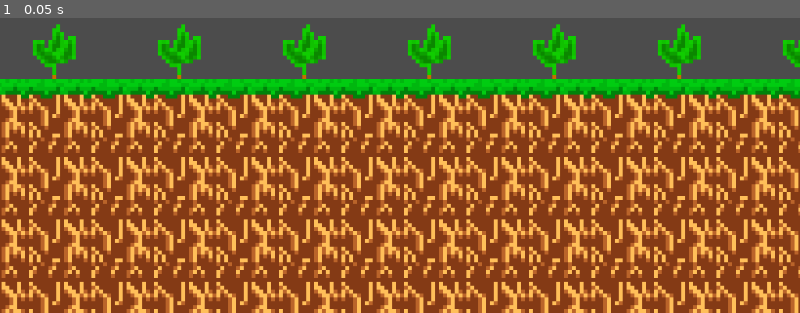
Above: before the commit, frame 1.
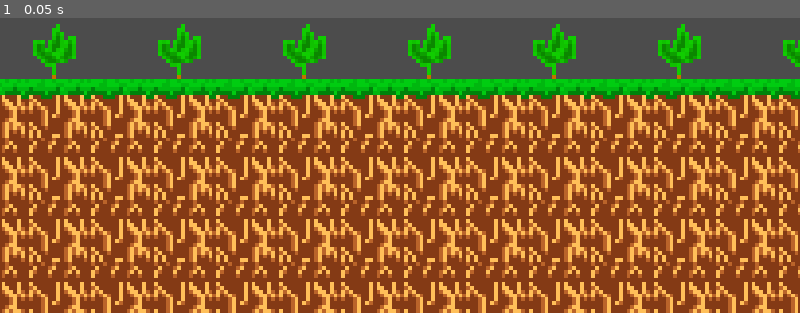
Above: after the commit, the same moment.

Repository: EndersteveGamer/GGJ-2023
Game: Godot game, scene res://Scene/Main Menu.tscn
The game is run twice, just before and just after one commit, with the same random seed, the same clock (stepped at 60 frames per second) and the same inputs. This scene is started directly instead of the project's main scene.
Inputs:
- Up to frame 1 (0.05 s): no input

The runs differ from the first frame. In frame 1, 6.4% of the frame differs, in the area x 0-100%, y 2-100%.

Commit message:
Progress

Diff:
--- a/The Other Godot Project/Scene/Main Menu.tscn
+++ b/The Other Godot Project/Scene/Main Menu.tscn
@@ -1,8 +1,9 @@
-[gd_scene load_steps=5 format=2]
+[gd_scene load_steps=6 format=2]
 
 [ext_resource path="res://Sprite/Rooted Grass.png" type="Texture" id=1]
 [ext_resource path="res://Sprite/Plantier plant.png" type="Texture" id=2]
 [ext_resource path="res://Sprite/Rooted Dirt.png" type="Texture" id=3]
+[ext_resource path="res://Script/Main Menu Camera.gd" type="Script" id=4]
 
 [sub_resource type="TileSet" id=1]
 0/name = "Rooted Grass.png 0"
@@ -52,6 +53,7 @@
 
 [node name="Camera2D" type="Camera2D" parent="."]
 current = true
+script = ExtResource( 4 )
 
 [node name="TileMap" type="TileMap" parent="."]
 scale = Vector2( 5, 5 )
--- /dev/null
+++ b/The Other Godot Project/Script/Main Menu Camera.gd
@@ -0,0 +1,14 @@
+extends Camera2D
+
+export(bool) var fullscreen = false
+
+func _ready():
+	pass
+
+func _process(delta):
+	if Input.is_action_just_pressed("fullscreen"):
+		OS.window_fullscreen = !fullscreen
+		fullscreen = !fullscreen
+	if Input.is_action_just_pressed("exit"):
+		get_tree().quit()
+	pass
--- a/The Other Godot Project/project.godot
+++ b/The Other Godot Project/project.godot
@@ -13,6 +13,11 @@
 config/name="Uproad"
 run/main_scene="res://Scene/Game.tscn"
 config/icon="res://icon.png"
+
+[display]
+
+window/stretch/mode="2d"
+window/stretch/aspect="keep"
 
 [gui]
 
